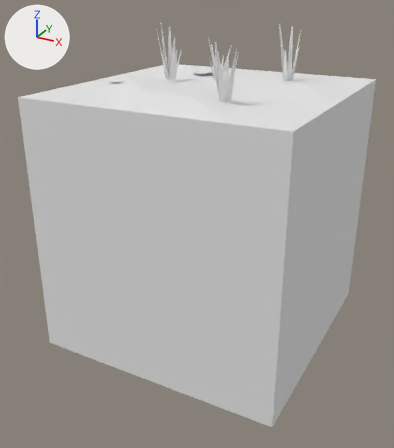
The FBX model Assets/Tiles/Blend/Blend Dark Dry 3.fbx, before and after one commit.
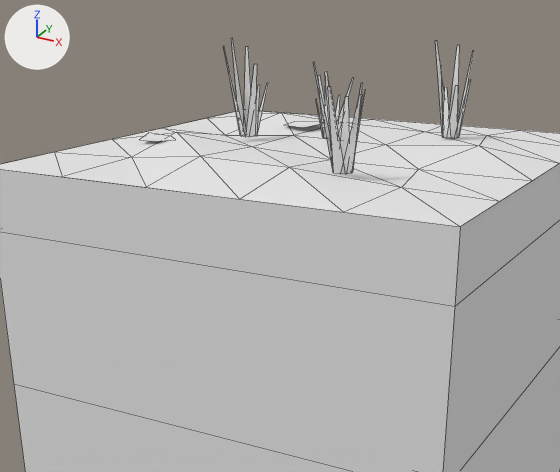
Each version appears first whole from a camera (50 mm lens) standing at (1.93, -3.75, 1.77) and looking at (-0.04, -0.16, -0.03), and next in a close-up on the part from 7% to 89% of the width and 0% to 61% of the height. Lighting does not change. The marker at upper left points along +X, +Y and +Z. The last two pictures show the newer version. The close-ups show mesh edges as thin lines. Where no turn or scale is listed for an object, it has been applied to the vertices. Vertices at exactly the same position are counted once.

In view in the first close-up: 'Blend Dark Dry 3'.
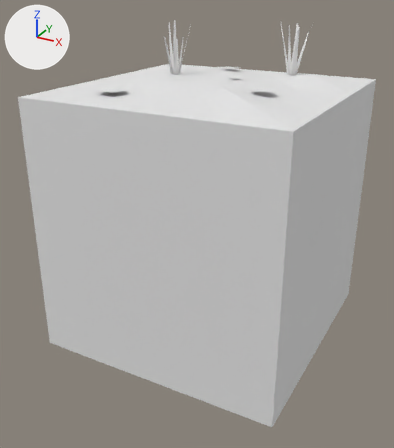
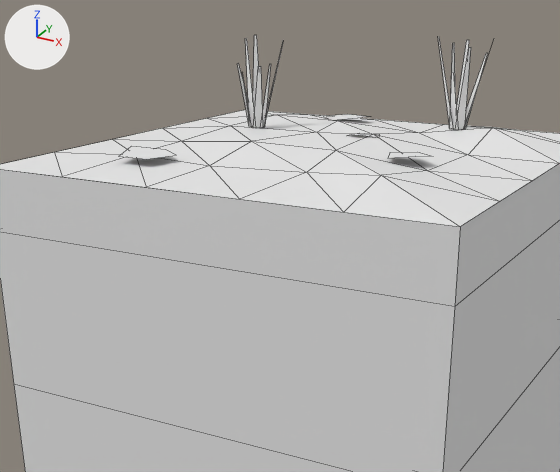
Pixel boxes (x1, y1, x2, y2) of what changed, in the close-ups (560 x 472 px; the box of a moved part takes in the faces that stretch with it):
'Blend Dark Dry 3', reshaped: before (0, 38, 560, 472); after (0, 35, 560, 472)
part 1 of me_blend_dark_dry_3, moved or reshaped: before (139, 133, 170, 142); after (120, 146, 175, 159)
part 2 of me_blend_dark_dry_3, deleted: before (223, 38, 471, 174)
part 3 of me_blend_dark_dry_3, reshaped: before (57, 41, 560, 226); after (57, 35, 560, 226)

The change, as a diff of the scene's bpy script:
```diff
--- a/Assets/Tiles/Blend/Blend Dark Dry 3.fbx.py
+++ b/Assets/Tiles/Blend/Blend Dark Dry 3.fbx.py
@@ me_blend_dark_dry_3 @@
 # used by ob_blend_dark_dry_3; location = (0.0, 0.0, 0.0)
-me_blend_dark_dry_3.from_pydata(...)  # 162 vertices, 91 faces; spans x -1.0..1.0, y -1.0..1.0, z -1.0..1.5
+me_blend_dark_dry_3.from_pydata(...)  # 124 vertices, 81 faces; spans x -1.0..1.0, y -1.0..1.0, z -1.0..1.5
+# me_blend_dark_dry_3 part 1: the loose piece of 5 vertices spanning x -0.73..-0.57, y -0.38..-0.22, z 1.09..1.11 is multiplied about its middle by the matrix ((1.413, -0.142, -0.03), (0.142, 1.413, 0.011), (0.029, -0.013, 1.42)), then moved by (0.2, -0.33, 0.0)
+# me_blend_dark_dry_3 part 2: 16 loose pieces with 64 vertices, spanning x -0.46..0.54, y -0.72..0.4, z 1.09..1.5, are deleted
+# me_blend_dark_dry_3 part 3
+# 27 vertices are removed from x -0.12..0.51, y -0.56..0.44, z 1.09..1.49
+# 10 faces are deleted
+# 34 vertices move from x -0.65..0.65, y -0.64..0.62, z 1.05..1.49 to x -0.63..0.6, y -0.62..0.81, z 1.05..1.11
+# 53 vertices are added at x -0.57..0.58, y -0.25..0.75, z 1.09..1.5
+# 16 new faces join them
 me_blend_dark_dry_3.materials.append(mat_tileworld_tiles)
```
